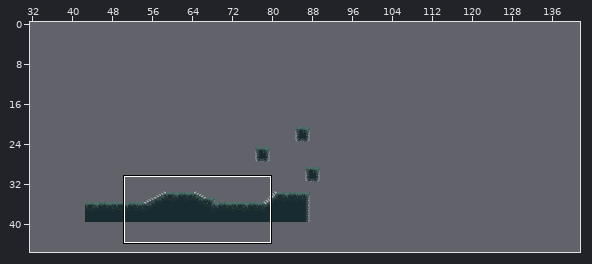
Level history. Tiled map: Assets/Tiled/level3.tmx. The picture above shows the old version from afar; the outline marks the close-up.
Close-up. First the earlier version:
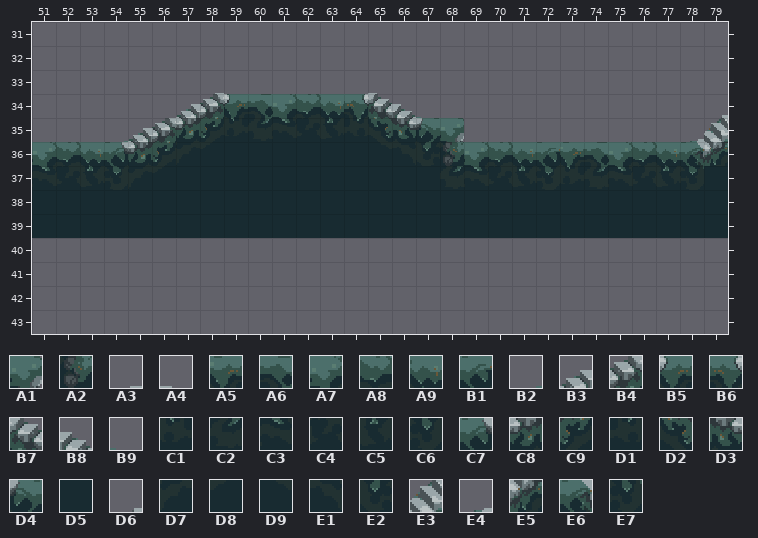
Cells are 16x16 px. Shown: x 51..79, y 31..43. The commit also changed other parts of the map, which this record leaves out. The old version is drawn lined up with the new one.
Key: from "spirit_forest": A1 5, A2 30, A3 38, A4 41, A5 45, A6 46, A7 47, A8 48, A9 49, B1 50, B2 51, B3 52, B4 53, B5 54, B6 55, B7 56, B8 57, B9 58, C1 60, C2 61, C3 62, C4 63, C5 64, C6 65, C7 66, C8 67, C9 68, D1 70, D2 71, D3 72, D4 73, D5 75, D6 77, D7 82, D8 83, D9 86, E1 87, E2 88, E3 92, E4 105, E5 107, E6 120, E7 135.
__ is an empty cell.
Layers that did not change in this view are not listed.
Layer "ground" before, first column x 51:
31 __ __ __ __ __ __ __ __ __ __ __ __ __ __ __ __ __ __ __ __ __ __ __ __ __ __ __ __ __
32 __ __ __ __ __ __ __ __ __ __ __ __ __ __ __ __ __ __ __ __ __ __ __ __ __ __ __ __ __
33 __ __ __ __ __ __ __ A3 __ __ __ __ __ __ A4 __ __ __ __ __ __ __ __ __ __ __ __ __ __
34 __ __ __ __ __ __ B3 B4 B5 A6 A7 A8 A9 B6 B7 B8 B9 __ __ __ __ __ __ __ __ __ __ __ D6
35 __ __ __ B2 B3 B4 C8 C9 C1 C2 C3 C4 C5 D1 D2 D3 D4 A1 __ __ __ __ __ __ __ __ __ E4 E3
36 A7 A8 A9 C7 C8 C9 D7 D8 D5 D5 D5 D5 D5 D5 D9 E1 E2 A2 A7 A8 A9 B1 A5 A6 A7 A8 A9 E6 E5
37 C3 C4 C5 C6 D7 D8 D5 D5 D5 D5 D5 D5 D5 D5 D5 D5 D5 C2 C3 C4 C5 C6 C1 C2 C3 C4 C5 E7 D5
38 D5 D5 D5 D5 D5 D5 D5 D5 D5 D5 D5 D5 D5 D5 D5 D5 D5 D5 D5 D5 D5 D5 D5 D5 D5 D5 D5 D5 D5
39 D5 D5 D5 D5 D5 D5 D5 D5 D5 D5 D5 D5 D5 D5 D5 D5 D5 D5 D5 D5 D5 D5 D5 D5 D5 D5 D5 D5 D5
40 __ __ __ __ __ __ __ __ __ __ __ __ __ __ __ __ __ __ __ __ __ __ __ __ __ __ __ __ __
41 __ __ __ __ __ __ __ __ __ __ __ __ __ __ __ __ __ __ __ __ __ __ __ __ __ __ __ __ __
42 __ __ __ __ __ __ __ __ __ __ __ __ __ __ __ __ __ __ __ __ __ __ __ __ __ __ __ __ __
43 __ __ __ __ __ __ __ __ __ __ __ __ __ __ __ __ __ __ __ __ __ __ __ __ __ __ __ __ __
Once edited:
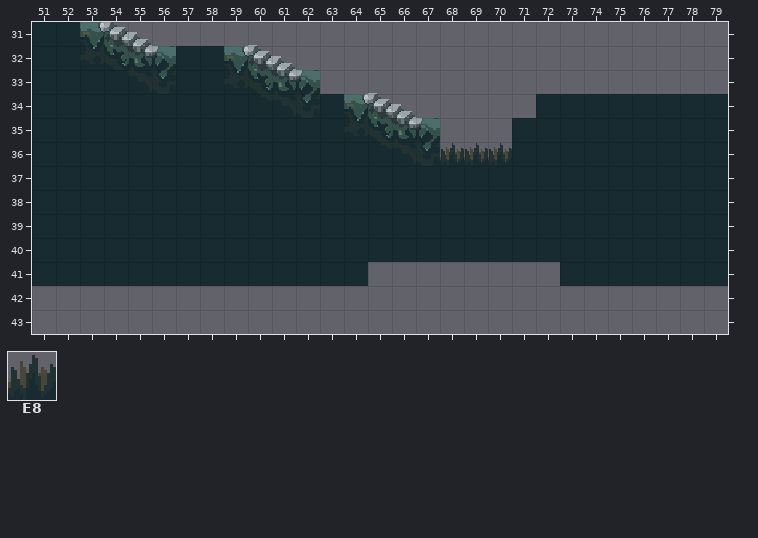
Further tiles: from "cave": E8 33.
Tiles of an added or newly shown layer are drawn over the layers below it.
Difference:
map size 100x100 -> 460x50 cells (old content now starts at 43,20; both pictures use the new coordinates)
Layer "ground":
There is now tile A4 in row 31 at x 60.
There is now tile B6 in row 31 at x 53; in row 32 at x 59.
There is now tile B7 in row 31 at x 54; in row 32 at x 60.
There is now tile B8 in row 31 at x 55; in row 32 at x 61.
There is now tile D1 in row 32 at x 53; in row 33 at x 59.
There is now tile D2 in row 32 at x 54; in row 33 at x 60.
There is now tile D3 in row 32 at x 55; in row 33 at x 61.
There is now tile D4 in row 32 at x 56; in row 33 at x 62.
The edit turns tile A3 into tile D5 in row 33 at x 58.
The edit turns tile A5 into tile D5 in row 36 at x 73.
The edit turns tile A6 into tile D5 in row 36 at x 74.
The edit turns tile A7 into tile D5 in row 36 at x 51 and 75.
The edit turns tile A8 into tile D5 in row 36 at x 52 and 76.
The edit turns tile A9 into tile D5 in row 34 at x 63; in row 36 at x 53, 71 and 77.
The edit turns tile B1 into tile D5 in row 36 at x 72.
The edit turns tile B2 into tile D5 in row 35 at x 54.
The edit turns tile B3 into tile D5 in row 34 at x 57; in row 35 at x 55.
The edit turns tile B4 into tile D5 in row 34 at x 58; in row 35 at x 56.
The edit turns tile B5 into tile D5 in row 34 at x 59.
The edit turns tile C2 into tile D5 in row 35 at x 60; in row 37 at x 68 and 74.
The edit turns tile C3 into tile D5 in row 35 at x 61; in row 37 at x 51, 69 and 75.
The edit turns tile C5 into tile D5 in row 35 at x 63; in row 37 at x 53, 71 and 77.
The edit turns tile C6 into tile D5 in row 37 at x 54 and 72.
The edit turns tile C7 into tile D5 in row 36 at x 54.
The edit turns tile C8 into tile D5 in row 35 at x 57; in row 36 at x 55.
The edit turns tile C9 into tile D5 in row 35 at x 58; in row 36 at x 56.
The edit turns tile D6 into tile D5 in row 34 at x 79.
The edit turns tile E3 into tile D5 in row 35 at x 79.
The edit turns tile E4 into tile D5 in row 35 at x 78.
The edit turns tile E5 into tile D5 in row 36 at x 79.
The edit turns tile E6 into tile D5 in row 36 at x 78.
The edit turns tile E7 into tile D5 in row 37 at x 78.
There is now tile D5 in row 31 at x 51 to 52; in row 32 at x 51 to 52 and 57 to 58; in row 33 at x 51 to 54 and 57; in row 34 at x 51 to 56 and 72 to 78; in row 35 at x 51 to 53 and 71 to 77; in row 40 at x 51 to 79.
There is now tile D5 in row 41 at x 51 to 64 and 73 to 79.
The edit turns tile A6 into tile D9 in row 34 at x 60.
The edit turns tile A7 into tile E1 in row 34 at x 61.
There is now tile E1 in row 33 at x 55.
The edit turns tile A8 into tile E2 in row 34 at x 62.
There is now tile E2 in row 33 at x 56.
Tile A1 is removed in row 35 at x 68.
Tile A2 is removed in row 36 at x 68.
Tile A7 is removed in row 36 at x 69.
Tile A8 is removed in row 36 at x 70.
Layer "damages_player" (added):
There is now tile E8 in row 36 at x 68 to 70.
